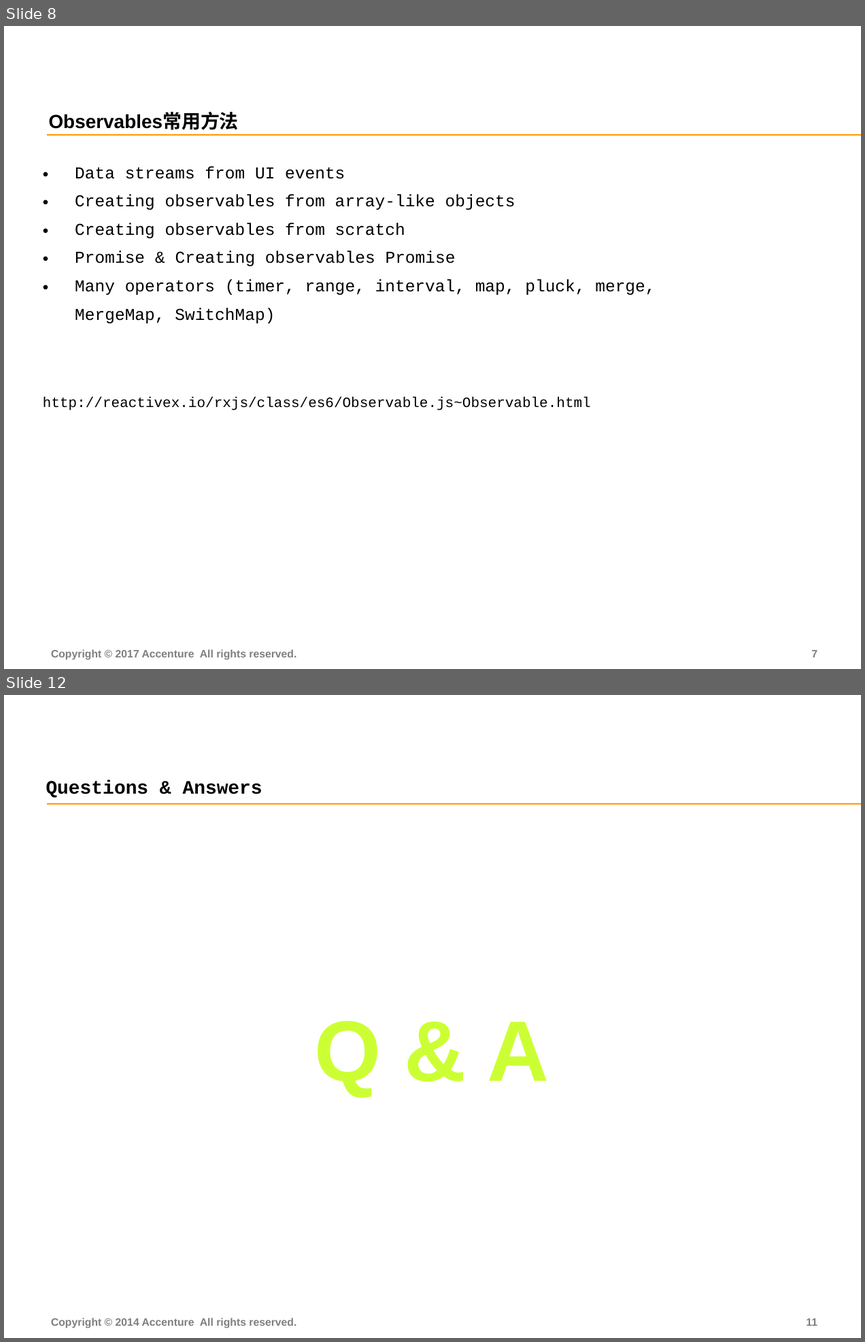
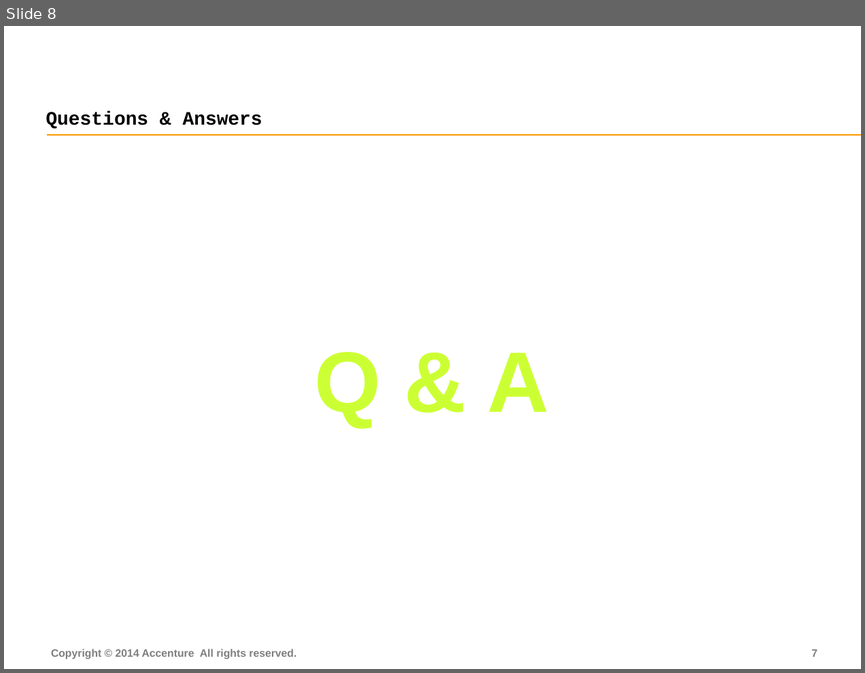
Before and after one commit to FS-Angular-Interest-Group/AngularTraining, a slide deck: PPT/10-Accenture-FS-Animation.pptx. Shown one above the other, each under a label of ours: slides 8 and 12 before the commit, slide 8 after it; the slides between them are not shown. The pictures are 865x1342 and 865x673 pixels, drawn with LibreOffice and Linux fonts; fonts in the diff are those of the drawing. Boxes give left, top, right and bottom in pixels: in the first picture for what was removed or moved away, otherwise in the second. Text is boxed around its words. In the diff, an @@ line names an element or a change of style, - is before the commit and + after.

```diff
--- a/PPT/10-Accenture-FS-Animation.pptx
+++ b/PPT/10-Accenture-FS-Animation.pptx
@@ slide 8 removed at box(4, 26, 861, 669), background #FFFFFF; not listed: 1 template element that a slide beside it also shows @@
@@ title removed at box(49, 113, 239, 130) @@
-Observables常用方法
@@ table removed at box(34, 151, 747, 472), 3 rows, 1 columns @@
-Data streams from UI events / Creating observables from array-like objects / Creating observables from scratch / Promise & Creating observables Promise / Many operators (timer, range, interval, map, pluck, merge, MergeMap, SwitchMap)
-http://reactivex.io/rxjs/class/es6/Observable.js~Observable.html
-
@@ text removed at box(51, 649, 296, 659) @@
-Copyright © 2017 Accenture All rights reserved.
@@ page number removed at box(811, 650, 817, 657) @@
-7
@@ what was slide 12 is now slide 8 @@
@@ page number at box(811, 649, 817, 656): text changed @@
-11
+7
```
Also in this commit, not shown: 3 slides changed, 4 slides added, 7 other slides removed.
